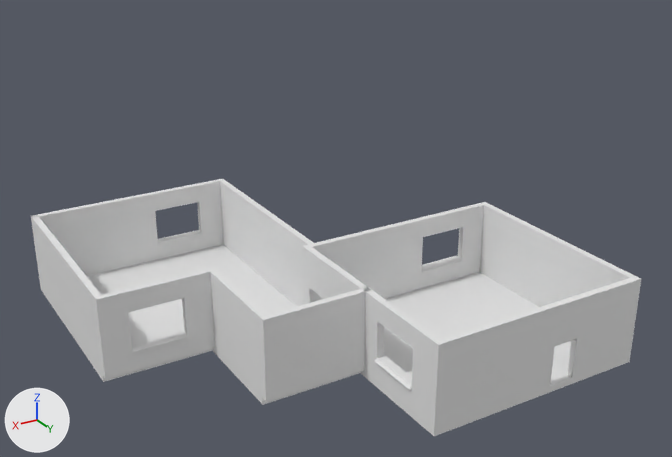
The Blender file Scene/scene01.blend as it was, and as the next commit left it.
One viewpoint serves both versions: a camera (50 mm lens) standing at (15.1, 25.2, 17.0) and looking at (-0.6, -1.1, 3.8). Every picture has the same lights, and +X, +Y and +Z are marked at lower left.

Objects in the first picture: 'Wall', 'Wall.001', 'Wall.003', 'Wall.004', 'Wall.005', 'Wall.006', 'Wall.007', 'Wall.011', 'WallWithWindow4x4', 'WallWithWindow4x4.001', 'WallWithWindow4x4.002', 'WallWithWindow4x4.003'.
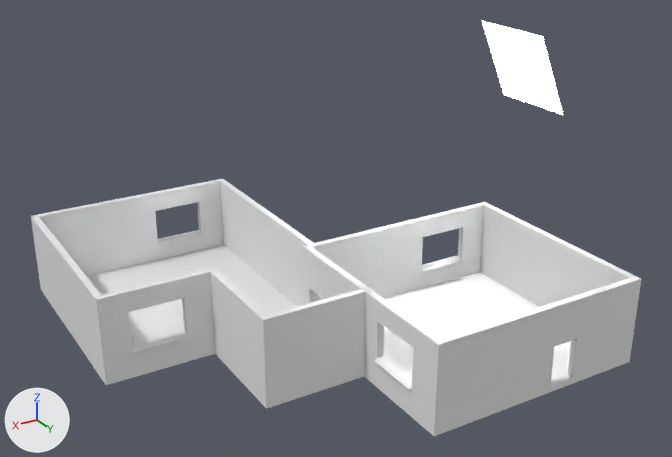
Diff of the bpy script that builds the scene:
```diff
--- a/Scene/scene01.blend.py
+++ b/Scene/scene01.blend.py
@@ me_florecorner_002 @@
+me_florecorner_002 = me_cube_003.copy(); me_florecorner_002.name = 'FloreCorner.002'  # the mesh of ob_floorcorner2x_25x_25
@@ ob_light @@
 ob_light = bpy.data.objects.new('Light', me_plane_001)
-ob_light.location = (-4.85, 0.0, 3.0)
+ob_light.location = (-7.85, 0.0, 9.0)
 ob_light.rotation_euler = (0.0, 1.992, 0.0)  # degrees (0, 114, 0)
 ob_light.scale = (1.63, 1.63, 1.63)
-ob_light.hide_viewport = True
@@ ob_floorcorner2x_25x_014 @@
+ob_floorcorner2x_25x_014 = bpy.data.objects.new('FloorCorner2x.25x.014', me_florecorner)
+ob_floorcorner2x_25x_014.parent = ob_floor01
+ob_floorcorner2x_25x_014.location = (0.0, 2.0, 0.0)
+ob_floorcorner2x_25x_014.rotation_euler = (6.283, -1.571, 0.0)  # degrees (360, -90, 0)
+ob_floorcorner2x_25x_014.scale = (0.125, 0.125, 0.125)
@@ ob_floorcorner2x_25x_016 @@
+ob_floorcorner2x_25x_016 = bpy.data.objects.new('FloorCorner2x.25x.016', me_florecorner)
+ob_floorcorner2x_25x_016.parent = ob_floor01
+ob_floorcorner2x_25x_016.location = (2.0, 2.0, 0.0)
+ob_floorcorner2x_25x_016.rotation_euler = (6.283, -1.571, 0.0)  # degrees (360, -90, 0)
+ob_floorcorner2x_25x_016.scale = (0.125, 0.125, 0.125)
@@ ob_floorcorner2x_25x_017 @@
+ob_floorcorner2x_25x_017 = bpy.data.objects.new('FloorCorner2x.25x.017', me_florecorner_002)
+ob_floorcorner2x_25x_017.parent = ob_floor01
+ob_floorcorner2x_25x_017.location = (6.0, -2.0, 0.0)
+ob_floorcorner2x_25x_017.rotation_euler = (6.283, -1.571, 0.0)  # degrees (360, -90, 0)
+ob_floorcorner2x_25x_017.scale = (0.125, 0.125, 0.125)
@@ ob_floorcorner2x_25x_018 @@
+ob_floorcorner2x_25x_018 = bpy.data.objects.new('FloorCorner2x.25x.018', me_florecorner_002)
+ob_floorcorner2x_25x_018.parent = ob_floor01
+ob_floorcorner2x_25x_018.location = (4.0, -2.0, 0.0)
+ob_floorcorner2x_25x_018.rotation_euler = (6.283, -1.571, 0.0)  # degrees (360, -90, 0)
+ob_floorcorner2x_25x_018.scale = (0.125, 0.125, 0.125)
```

Pixel boxes [x1, y1, x2, y2] of what changed, in the pictures (672 x 457 px):
'Light', shown: after [482, 21, 563, 115]
'FloorCorner2x.25x.017', added: after [103, 363, 162, 385]
'FloorCorner2x.25x.016', added: after [263, 385, 320, 409]
'FloorCorner2x.25x.018', added: after [162, 348, 215, 369]
'FloorCorner2x.25x.014', added: after [320, 370, 364, 391]
